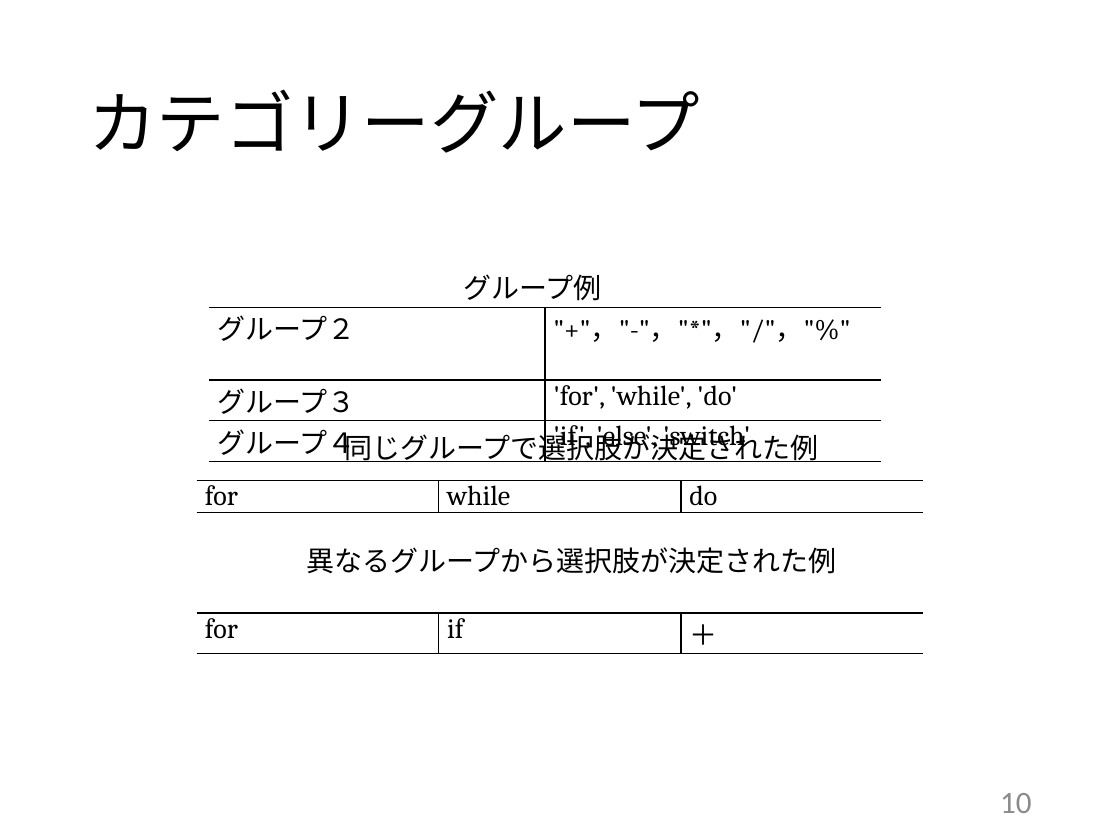
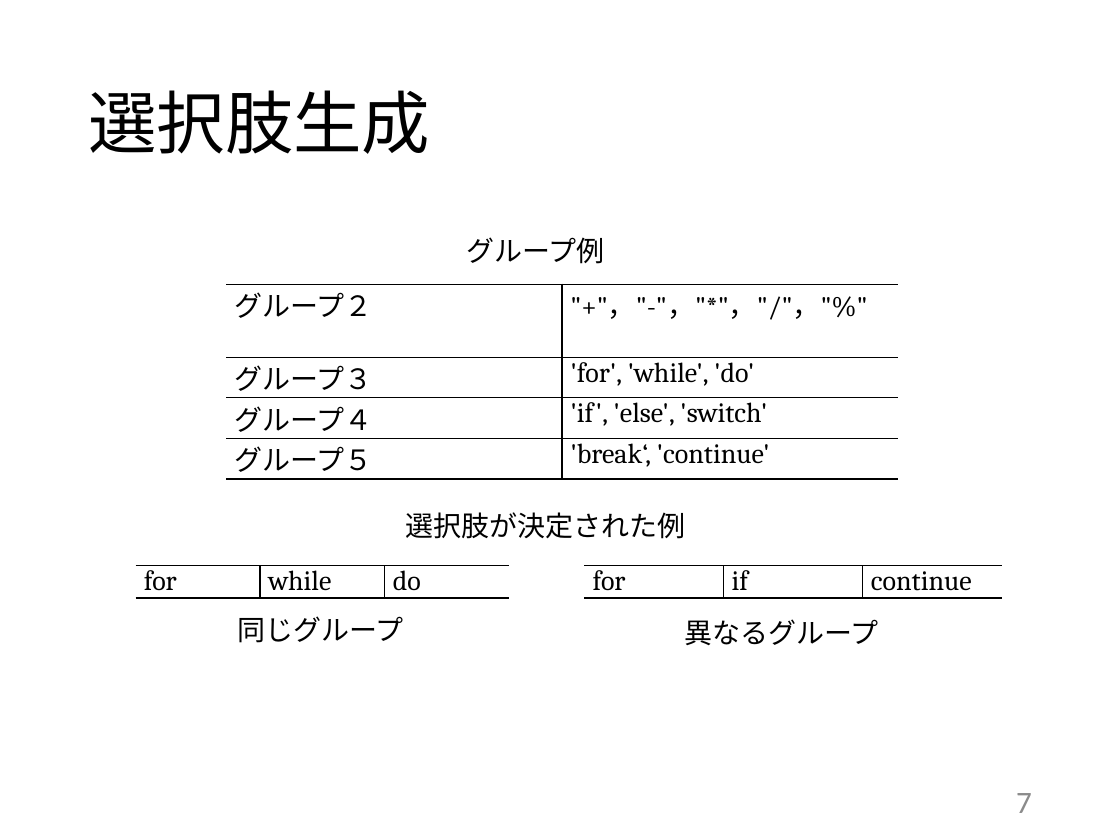
Before and after one commit to kait-takanolab/1821121-shimaoka-thesis, a slide deck: slide 7 of 1821121_shimaoka_thesis.pptx (slide 10 before the commit). Drawn at 1120x840 pixels with LibreOffice and Linux fonts; fonts in the diff are those of the drawing. Boxes give left, top, right and bottom in pixels: in the first picture for what was removed or moved away, otherwise in the second. Text is boxed around its words. In the diff, an @@ line names an element or a change of style, - is before the commit and + after.

```diff
--- a/1821121_shimaoka_thesis.pptx
+++ b/1821121_shimaoka_thesis.pptx
@@ title at (x1=88, y1=90, x2=430, y2=154): text changed @@
-カテゴリーグループ
+選択肢生成
@@ text "グループ例" moved from (x1=463, y1=274, x2=601, y2=301) to (x1=466, y1=237, x2=604, y2=264) @@
@@ table at (x1=226, y1=284, x2=898, y2=476) @@
+row 4: グループ５ | 'break‘, 'continue'
@@ table resized from (x1=209, y1=307, x2=881, y2=465) to (x1=226, y1=284, x2=898, y2=476) @@
@@ text added at (x1=406, y1=512, x2=686, y2=539), 18 pt, text #000000 @@
+選択肢が決定された例
@@ table resized from (x1=197, y1=480, x2=923, y2=514) to (x1=136, y1=566, x2=508, y2=599) @@
@@ table at (x1=585, y1=566, x2=1001, y2=599) @@
-row 1, column 3: ＋
+row 1, column 3: continue
@@ table resized from (x1=197, y1=613, x2=923, y2=646) to (x1=585, y1=566, x2=1001, y2=599) @@
@@ text at (x1=237, y1=616, x2=403, y2=643): text changed @@
-同じグループで選択肢が決定された例
+同じグループ
@@ text at (x1=685, y1=619, x2=879, y2=645): text changed @@
-異なるグループから選択肢が決定された例
+異なるグループ
@@ page number at (x1=1016, y1=793, x2=1032, y2=813): text changed @@
-10
+7
```
Also in this commit, not shown: 4 other slides changed, 7 slides removed, 4 other files.
